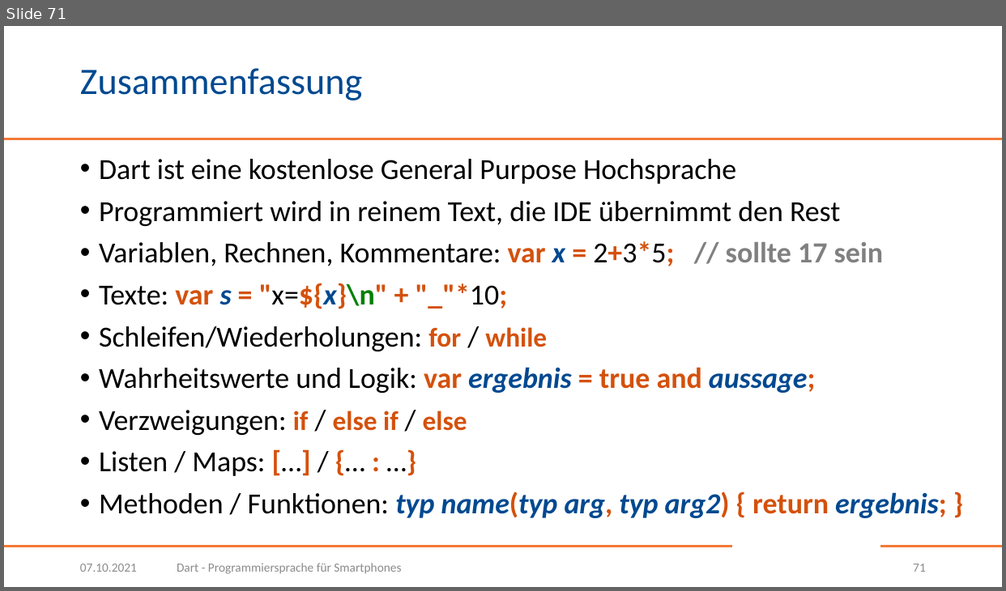
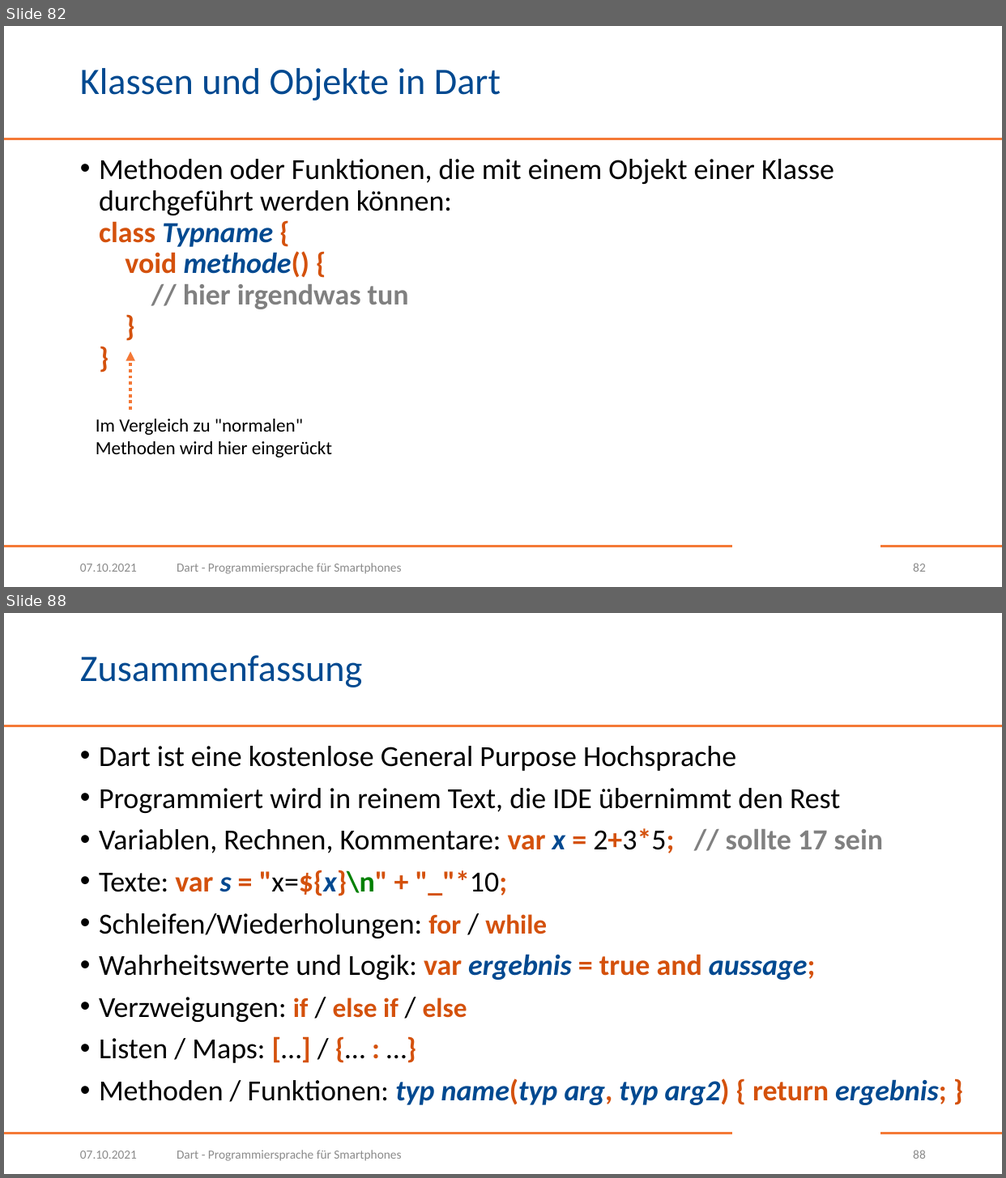
Before and after one commit to BogyMitutoyoCTL/Checklisten-App-2021, a slide deck: Dart.pptx. Shown one above the other, each under a label of ours: slide 71 before the commit, slides 82 and 88 after it; the slides between them are not shown. The pictures are 1006x591 and 1006x1178 pixels, drawn with LibreOffice and Linux fonts; fonts in the diff are those of the drawing; background and template pictures are left out. Boxes give left, top, right and bottom in pixels: in the first picture for what was removed or moved away, otherwise in the second. Text is boxed around its words. In the diff, an @@ line names an element or a change of style, - is before the commit and + after.

Commit message:
Objektorientierung eingepflegt

```diff
--- a/Dart.pptx
+++ b/Dart.pptx
@@ slide 82 added at [4,26,1002,587], background #FFFFFF; not listed: 3 template elements that a slide beside it also shows @@
@@ title added at [80,68,501,101], 36 pt, text #004990 @@
+Klassen und Objekte in Dart
@@ text added at [99,159,834,310], 28 pt, text #000000 @@
+• Methoden oder Funktionen, die mit einem Objekt einer Klasse durchgeführt werden können:
+  class Typname {
+  void methode() {
+  // hier irgendwas tun
+  }
+  }
@@ arrow added from (130, 410) to (130, 352), #F47836 3 pt dashed @@
@@ text added at [96,419,332,458], 18 pt, text #000000 @@
+Im Vergleich zu "normalen"
+Methoden wird hier eingerückt
@@ text added at [80,564,137,572], 12 pt, text #8C8C8C @@
+07.10.2021
@@ text added at [177,563,401,574], 12 pt, text #8C8C8C @@
+Dart - Programmiersprache für Smartphones
@@ page number added at [913,563,926,572], 12 pt, text #8C8C8C @@
+82
@@ what was slide 71 is now slide 88 @@
@@ page number at [913,1150,926,1159]: text changed @@
-71
+88
```
Also in this commit, not shown: 2 slides changed, 16 other slides added.
